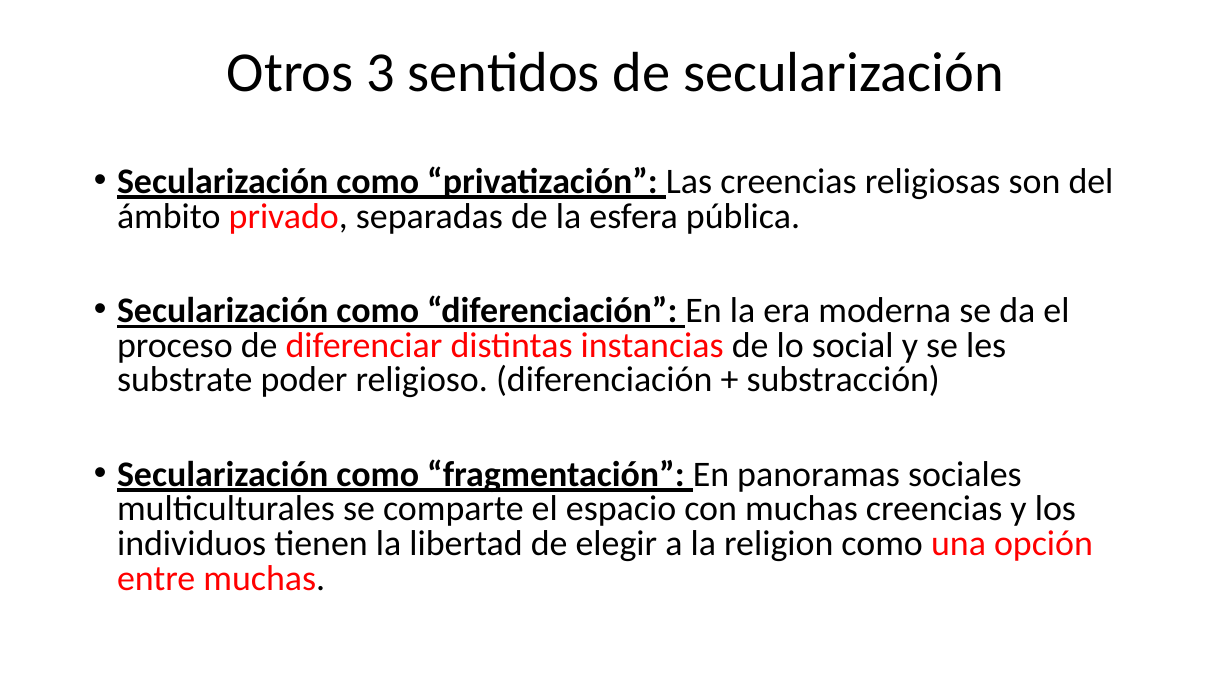
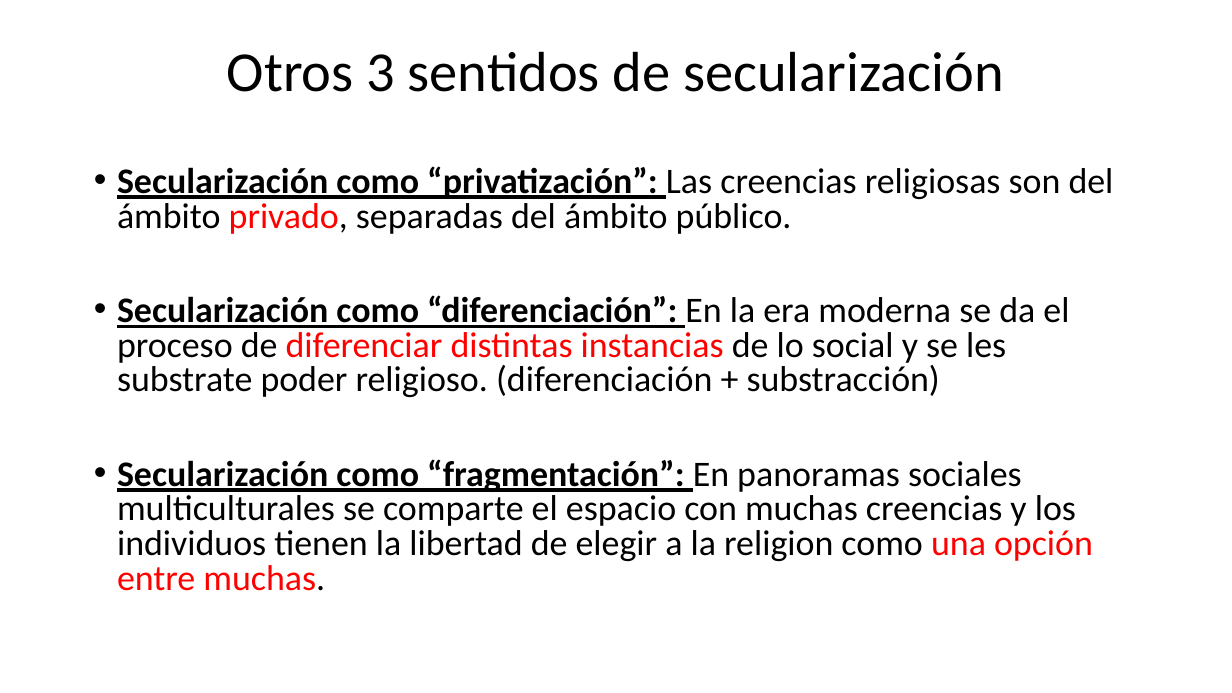
Before and after one commit to zaboltar/zaboltar.github.io, a slide deck: slide 8 of assets uarm/2023 2 UarmPCrit/Taylor - Era Secular 3 y 5.pptx (slide 7 before the commit). Drawn at 1232x693 pixels with LibreOffice and Linux fonts; fonts in the diff are those of the drawing. Boxes give left, top, right and bottom in pixels: in the first picture for what was removed or moved away, otherwise in the second. Text is boxed around its words. In the diff, an @@ line names an element or a change of style, - is before the commit and + after.

Commit message:
expo secular age

```diff
--- a/assets uarm/2023 2 UarmPCrit/Taylor - Era Secular 3 y 5.pptx
+++ b/assets uarm/2023 2 UarmPCrit/Taylor - Era Secular 3 y 5.pptx
@@ text at <box>117,166,1114,234</box>: text changed @@
-• Secularización como “privatización”: Las creencias religiosas son del ámbito privado, separadas de la esfera pública.
+• Secularización como “privatización”: Las creencias religiosas son del ámbito privado, separadas del ámbito público.
```
Also in this commit, not shown: 5 other slides changed, 2 slides added, 1 other file.
